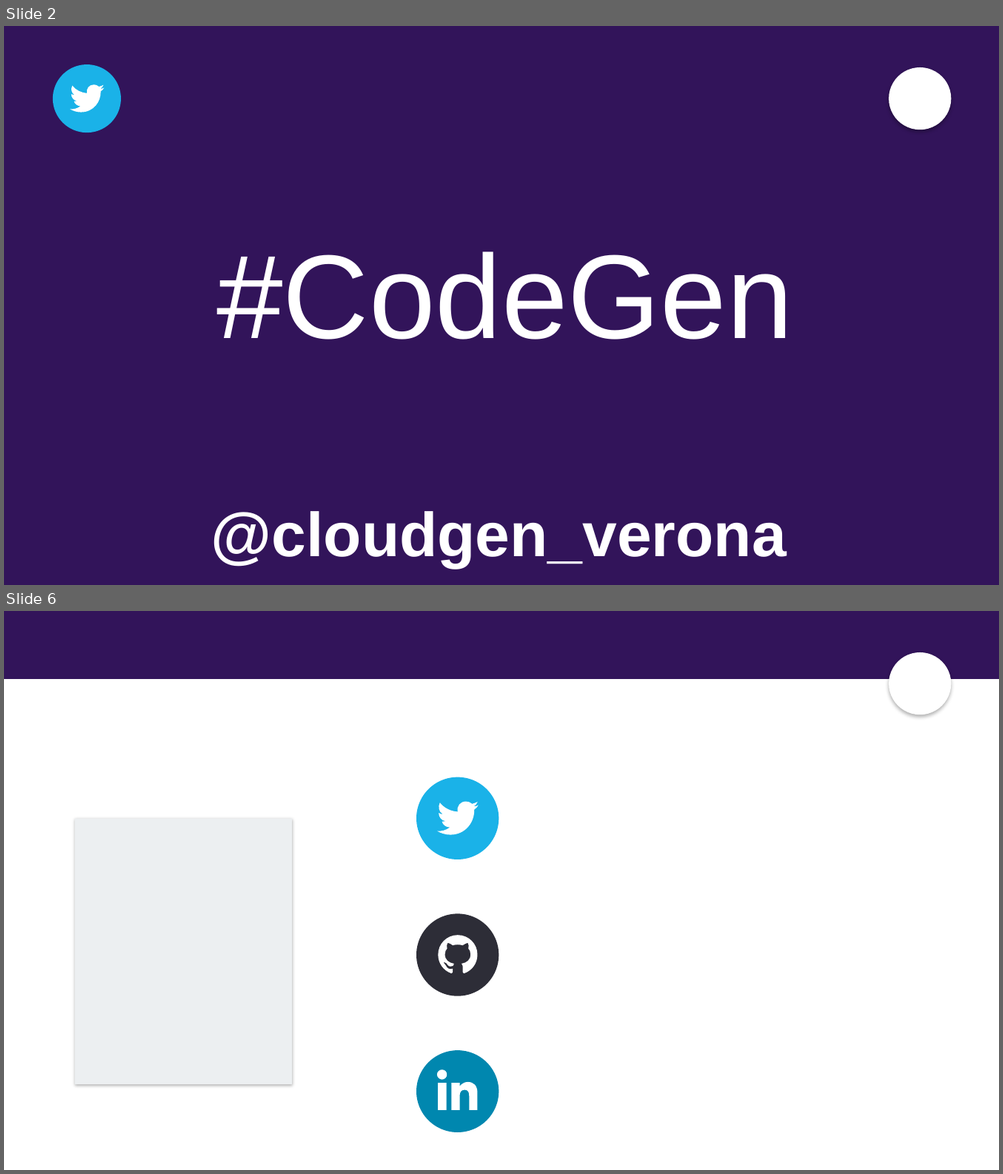
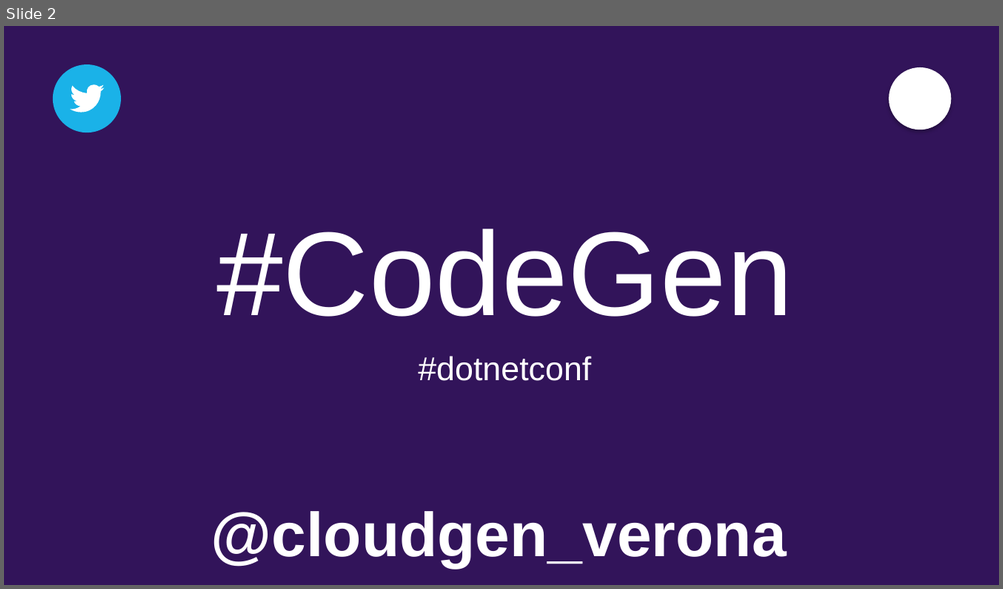
Before and after one commit to giulianolatini/CodeGen2018, a slide deck: slides/CodeGen_Template.pptx. Shown one above the other, each under a label of ours: slides 2 and 6 before the commit, slide 2 after it; the slides between them are not shown. The pictures are 1003x1174 and 1003x589 pixels, drawn with LibreOffice and Linux fonts; fonts in the diff are those of the drawing; background and template pictures are left out. Boxes give left, top, right and bottom in pixels: in the first picture for what was removed or moved away, otherwise in the second. Text is boxed around its words. In the diff, an @@ line names an element or a change of style, - is before the commit and + after.

```diff
--- a/slides/CodeGen_Template.pptx
+++ b/slides/CodeGen_Template.pptx
@@ slide 6 removed at box(4, 611, 999, 1170), background #FFFFFF; not listed: 2 template elements that a slide beside it also shows @@
@@ ellipse removed at box(417, 777, 498, 860) @@
@@ freeform shape removed at box(437, 802, 478, 835) @@
@@ rectangle removed at box(75, 818, 292, 1085) @@
@@ ellipse removed at box(417, 914, 498, 996) @@
@@ ellipse removed at box(427, 923, 488, 985) @@
@@ ellipse removed at box(436, 934, 480, 977) @@
@@ freeform shape removed at box(438, 936, 478, 974) @@
@@ ellipse removed at box(417, 1051, 498, 1133) @@
@@ freeform shape removed at box(437, 1070, 477, 1111) @@
@@ slide 2 changed as well @@
@@ text at box(418, 356, 591, 381): paragraph added @@
+#dotnetconf
```
Also in this commit, not shown: 6 slides added, 5 other slides removed.
